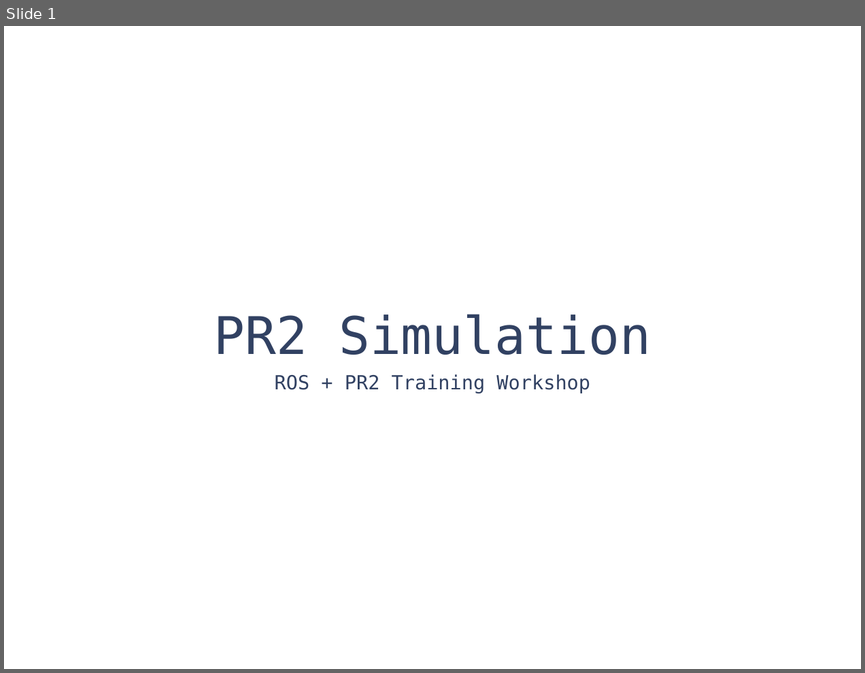
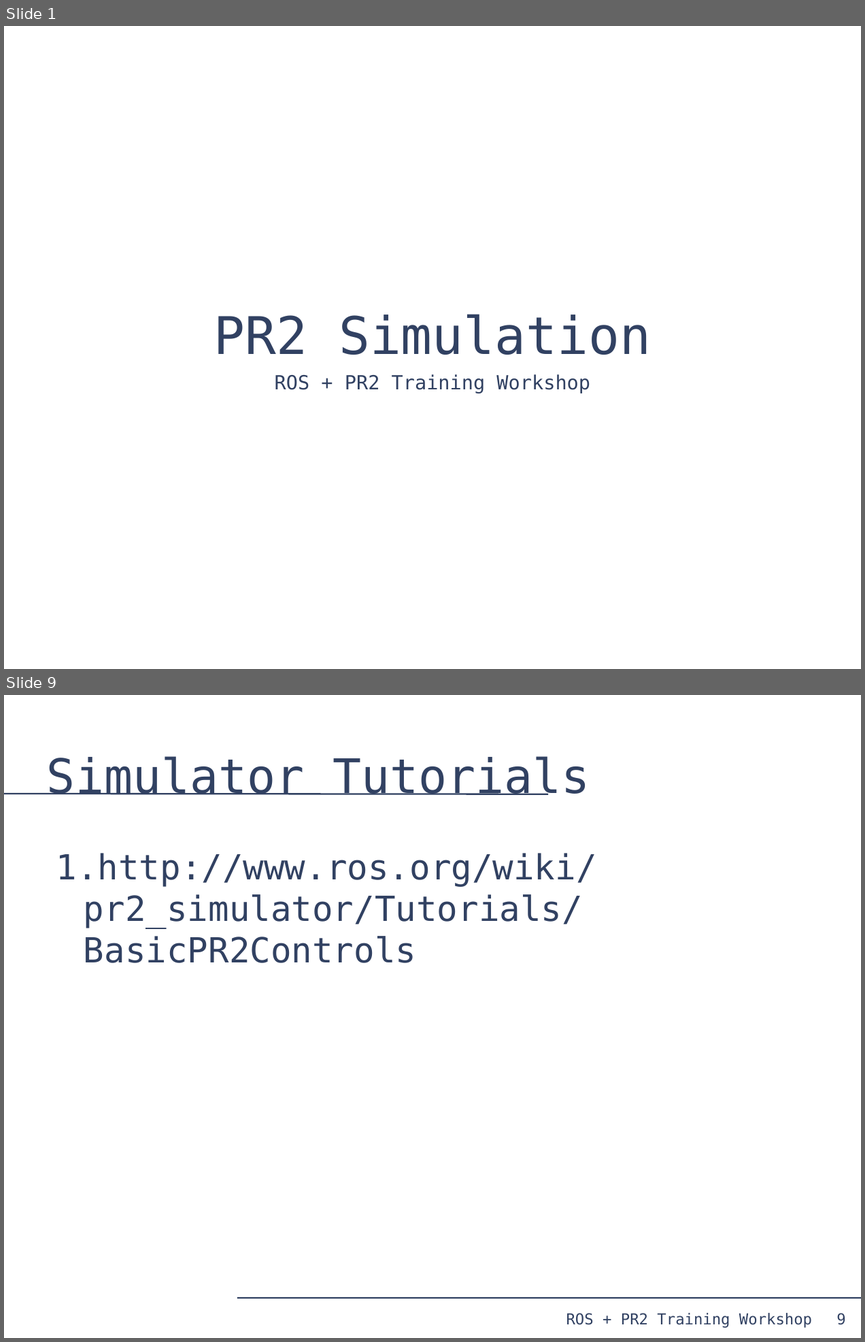
Before and after one commit to PR2/pr2_docs, a slide deck: pr2_training_workshop/simulation/simulation_training_workshop.odp. Shown one above the other, each under a label of ours: slide 1 before the commit, slides 1 and 9 after it; the slides between them are not shown. The pictures are 865x673 and 865x1342 pixels, drawn with LibreOffice and Linux fonts; fonts in the diff are those of the drawing. Boxes give left, top, right and bottom in pixels: in the first picture for what was removed or moved away, otherwise in the second. Text is boxed around its words. In the diff, an @@ line names an element or a change of style, - is before the commit and + after.

```diff
--- a/pr2_training_workshop/simulation/simulation_training_workshop.odp
+++ b/pr2_training_workshop/simulation/simulation_training_workshop.odp
@@ slide 9 added at (4, 695, 861, 1338), background #FFFFFF @@
@@ title added at (47, 756, 589, 795), 44 pt, text #314162 @@
+Simulator Tutorials
@@ line added from (4, 794) to (548, 794), #314162 1.45 pt @@
@@ text added at (56, 853, 596, 963), 32 pt, text #314162 @@
+1. http://www.ros.org/wiki/pr2_simulator/Tutorials/BasicPR2Controls
@@ line added from (237, 1297) to (861, 1297), #314162 1.45 pt @@
@@ text added at (566, 1312, 812, 1327), 14 pt, text #314162 @@
+ROS + PR2 Training Workshop
@@ page number added at (836, 1312, 845, 1325), 14 pt, text #314162 @@
+9
```
Also in this commit, not shown: 7 other slides added, 32 slides removed, 3 other files.
